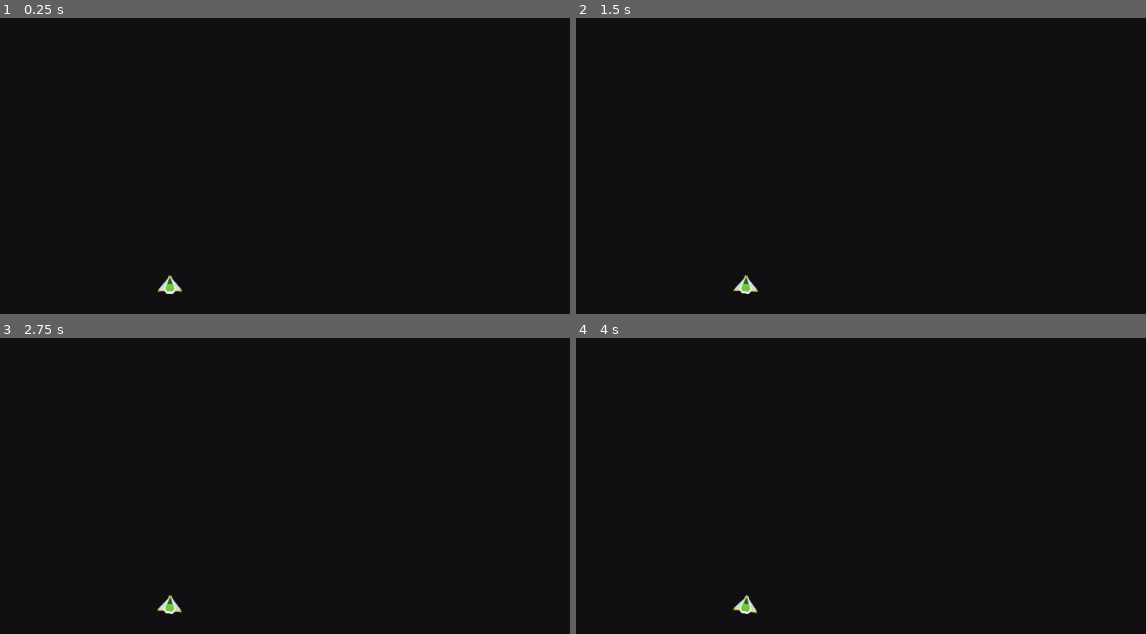
Above: before the commit, frames 1-4 (two rows, left to right).
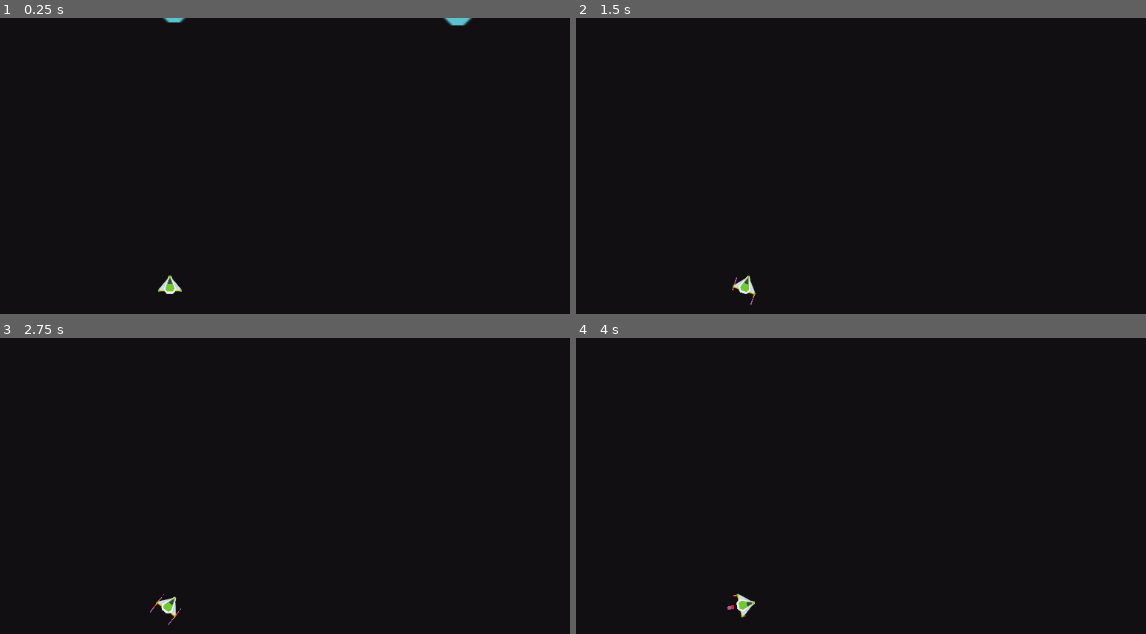
Above: after the commit, the same moments.

Repository: Lewkow/godot-testbed
Game: Godot game, scene res://World.tscn
Same seed, same stepped clock (60 frames per second), same inputs: the game is played once before the commit and once after it.
Inputs (mouse positions are in pixels of both pictures, inside the frame that each line leads up to):
- Up to frame 1 (0.25 s): no input
- Up to frame 2 (1.5 s): tap Enter at 0.5 s; move the mouse to (923, 257) at 0.52 s; hold Right (ui_right) 0.53-1.28 s; click (923, 257) at 0.67 s; move the mouse to (587, 311) at 1.27 s; hold Left (ui_left) from 1.28 s (still down)
- Up to frame 3 (2.75 s): tap Space at 2 s; move the mouse to (250, 486) at 2.02 s; release Left (ui_left) at 2.03 s; hold Right (ui_right) from 2.03 s (still down)
- Up to frame 4 (4 s): tap Enter at 2.75 s; move the mouse to (outside the picture) at 2.77 s; release Right (ui_right) at 2.78 s; hold Up (ui_up) 2.78-3.53 s; click (outside the picture) at 2.92 s; tap Space at 3.5 s; move the mouse to (outside the picture) at 3.52 s; hold Left (ui_left) from 3.53 s (still down)

The runs differ from the first frame. In frame 1, 0.2% of the frame differs, in the area x 28-83%, y 0-3%; in frame 2, 0.1%; in frame 3, 0.2%; in frame 4, 0.2%, in the area x 26-32%, y 86-95%.

Commit message:
updates

Diff:
--- /dev/null
+++ b/Space-Gods/DefenseTurret.tscn
@@ -0,0 +1,13 @@
+[gd_scene load_steps=2 format=2]
+
+[ext_resource path="res://assets/bodies/turret.png" type="Texture" id=1]
+
+[node name="DefenseTurret" type="RigidBody2D"]
+gravity_scale = 0.0
+
+[node name="CollisionPolygon2D" type="CollisionPolygon2D" parent="."]
+polygon = PoolVector2Array( -10, 0, 0, -10, 10, 0, 0, 10 )
+
+[node name="Sprite" type="Sprite" parent="."]
+scale = Vector2( 0.8, 0.8 )
+texture = ExtResource( 1 )
--- a/Space-Gods/OrbitalRing.gd
+++ b/Space-Gods/OrbitalRing.gd
@@ -1,9 +1,37 @@
-extends Control
+extends Node2D
 
-var ring_inner_radius
-var ring_outer_radius
+var orbital_space_scene = load("res://OrbitalSpace.tscn")
+
+var ring_inner_radius = 100
+var ring_outer_radius = 200
+var ring_mid_radius
 var ring_center
+var max_orbital_spaces = 8
+var chunk_theta
+var orbital_spaces_list = []
+var orbital_period = 100
+var orbital_frequency = 2.0 * PI / float(orbital_period)
+var orbital_time = 0
 
-func _init(_ring_center, _ring_inner_radius, _ring_outer_radius):
-	ring_inner_radius = _ring_inner_radius
-	ring_outer_radius = _ring_outer_radius
+func _ready():
+	ring_mid_radius = ring_inner_radius + (ring_outer_radius - ring_inner_radius) / 2.0
+	var counter = 0
+	chunk_theta = 2.0 * PI / max_orbital_spaces
+	var new_child
+	for space in range(max_orbital_spaces):
+		var new_orbital_space = orbital_space_scene.instance()
+		new_orbital_space.position.x = ring_mid_radius * cos((counter*chunk_theta + (counter+1)*chunk_theta) / 2.0)
+		new_orbital_space.position.y = -ring_mid_radius * sin((counter*chunk_theta + (counter+1)*chunk_theta) / 2.0)
+		new_orbital_space.add_turret()
+		counter += 1
+		add_child(new_orbital_space)
+
+func _physics_process(delta):
+	var counter = 0
+	for orbital_space in get_children():
+		orbital_time += delta
+		orbital_space.position.x = ring_mid_radius * cos(((counter*chunk_theta + (counter+1)*chunk_theta) / 2.0) + orbital_frequency*orbital_time)
+		orbital_space.position.y = ring_mid_radius * sin(((counter*chunk_theta + (counter+1)*chunk_theta) / 2.0) + orbital_frequency*orbital_time)
+#		if counter == 0:
+#			print(delta, ' : ', orbital_space.position.x, ' - ', orbital_space.position.y)
+		counter += 1
--- a/Space-Gods/OrbitalSpace.tscn
+++ b/Space-Gods/OrbitalSpace.tscn
@@ -1,24 +1,23 @@
-[gd_scene load_steps=3 format=2]
-
-[ext_resource path="res://assets/bodies/turret.png" type="Texture" id=1]
+[gd_scene load_steps=2 format=2]
 
 [sub_resource type="GDScript" id=1]
 script/source = "extends Node2D
 
+var turret = load(\"res://DefenseTurret.tscn\")
 var occupied
 
 func _ready():
 	occupied = false
+
+func add_turret():
+	var new_turret = turret.instance()
+	add_child(new_turret)
+	occupied = true
+
+func is_occupied():
+	return occupied
+
 "
 
 [node name="OrbitalSpace" type="Node2D"]
 script = SubResource( 1 )
-
-[node name="DefenseTurret" type="RigidBody2D" parent="."]
-
-[node name="Sprite" type="Sprite" parent="DefenseTurret"]
-scale = Vector2( 0.8, 0.8 )
-texture = ExtResource( 1 )
-
-[node name="CollisionPolygon2D" type="CollisionPolygon2D" parent="DefenseTurret"]
-polygon = PoolVector2Array( -10, 0, 0, -10, 10, 0, 0, 10 )
--- a/Space-Gods/Player.gd
+++ b/Space-Gods/Player.gd
@@ -27,13 +27,25 @@
 func get_input():
 	if Input.is_action_pressed("ui_up"):
 		thrust = Vector2(0, -engine_thrust)
+		$MainThrusters.emitting = true
 	else:
 		thrust = Vector2()
+		$MainThrusters.emitting = false
+
 	rotation_dir = 0
 	if Input.is_action_pressed("ui_right"):
 		rotation_dir += 1
-	if Input.is_action_pressed("ui_left"):
+		$YawLeftCW.emitting = true
+		$YawRightCW.emitting = true
+	elif Input.is_action_pressed("ui_left"):
 		rotation_dir -= 1
+		$YawLeftCCW.emitting = true
+		$YawRightCCW.emitting = true
+	else:
+		$YawLeftCCW.emitting = false
+		$YawRightCCW.emitting = false
+		$YawLeftCW.emitting = false
+		$YawRightCW.emitting = false
 
 func _process(delta):
 	get_input()
--- a/Space-Gods/Player.tscn
+++ b/Space-Gods/Player.tscn
@@ -1,7 +1,25 @@
-[gd_scene load_steps=3 format=2]
+[gd_scene load_steps=6 format=2]
 
 [ext_resource path="res://assets/ships/fighter_green.png" type="Texture" id=1]
 [ext_resource path="res://Player.gd" type="Script" id=2]
+
+[sub_resource type="Gradient" id=1]
+offsets = PoolRealArray( 0.174797, 0.51626, 0.764228 )
+colors = PoolColorArray( 1, 0.470588, 0.176471, 0.886275, 0.96875, 0.0264893, 0.0264893, 0.572549, 0.678431, 0.411765, 0.694118, 0.196078 )
+
+[sub_resource type="GradientTexture" id=2]
+gradient = SubResource( 1 )
+
+[sub_resource type="ParticlesMaterial" id=3]
+lifetime_randomness = 1.0
+trail_divisor = 10
+flag_disable_z = true
+gravity = Vector3( 0, 9.8, 0 )
+orbit_velocity = 0.0
+orbit_velocity_random = 0.0
+scale = 0.5
+scale_random = 1.0
+color_ramp = SubResource( 2 )
 
 [node name="Player" type="RigidBody2D"]
 mass = 1000.0
@@ -10,16 +28,54 @@
 angular_damp = 0.0
 script = ExtResource( 2 )
 engine_thrust = 1000
-spin_thrust = 1000
+spin_thrust = 10000
 
 [node name="CollisionPolygon2D" type="CollisionPolygon2D" parent="."]
+visible = false
 scale = Vector2( 0.1, 0.1 )
 polygon = PoolVector2Array( 0, -38, 50, 28, -50, 28 )
+
+[node name="Camera2D" type="Camera2D" parent="."]
+current = true
+zoom = Vector2( 0.3, 0.3 )
+
+[node name="MainThrusters" type="Particles2D" parent="."]
+position = Vector2( 0, 4.22814 )
+scale = Vector2( 2, 1 )
+emitting = false
+amount = 500
+process_material = SubResource( 3 )
+
+[node name="YawRightCW" type="Particles2D" parent="."]
+position = Vector2( 4.53607, 3.18405 )
+scale = Vector2( 0.5, 1 )
+emitting = false
+amount = 500
+process_material = SubResource( 3 )
+
+[node name="YawRightCCW" type="Particles2D" parent="."]
+position = Vector2( 4.50221, 2.30355 )
+rotation = 3.14159
+scale = Vector2( 0.5, 1 )
+emitting = false
+amount = 500
+process_material = SubResource( 3 )
+
+[node name="YawLeftCW" type="Particles2D" parent="."]
+position = Vector2( -4.47216, 2.13422 )
+rotation = 3.14159
+scale = Vector2( 0.5, 1 )
+emitting = false
+amount = 500
+process_material = SubResource( 3 )
+
+[node name="YawLeftCCW" type="Particles2D" parent="."]
+position = Vector2( -4.4383, 3.28565 )
+scale = Vector2( 0.5, 1 )
+emitting = false
+amount = 500
+process_material = SubResource( 3 )
 
 [node name="Sprite" type="Sprite" parent="."]
 scale = Vector2( 0.1, 0.1 )
 texture = ExtResource( 1 )
-
-[node name="Camera2D" type="Camera2D" parent="."]
-current = true
-zoom = Vector2( 0.3, 0.3 )
--- a/Space-Gods/project.godot
+++ b/Space-Gods/project.godot
@@ -26,7 +26,7 @@
 
 [editor_plugins]
 
-enabled=PoolStringArray( "KOBUGE-games.CircularContainer" )
+enabled=PoolStringArray(  )
 
 [input]
 
